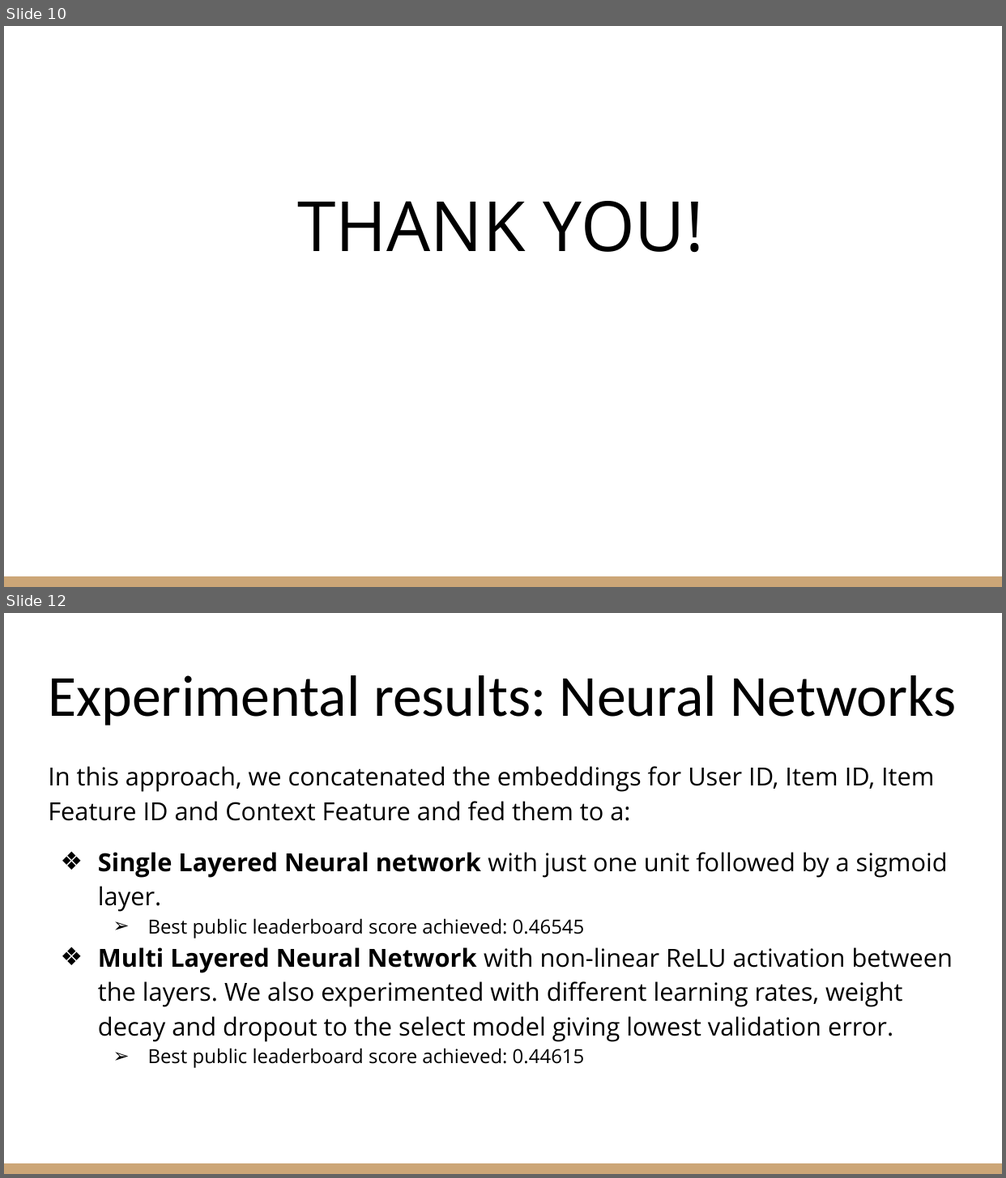
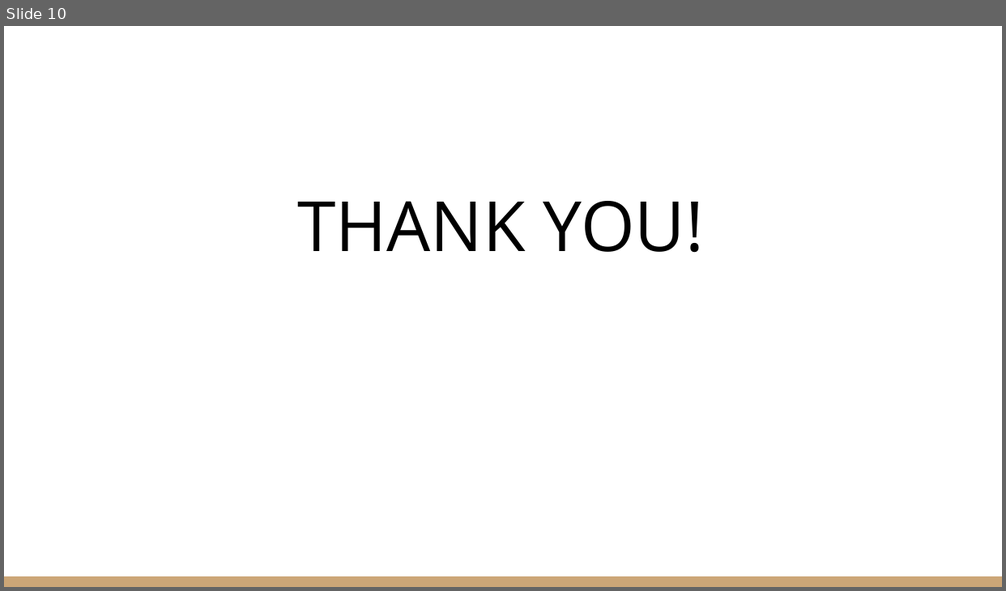
Before and after one commit to chahaksethi/Hotel-Recommendation, a slide deck: Hotel_Recommendation.pptx. Shown one above the other, each under a label of ours: slides 10 and 12 before the commit, slide 10 after it; the slides between them are not shown. The pictures are 1006x1178 and 1006x591 pixels, drawn with LibreOffice and Linux fonts; fonts in the diff are those of the drawing. Boxes give left, top, right and bottom in pixels: in the first picture for what was removed or moved away, otherwise in the second. Text is boxed around its words. In the diff, an @@ line names an element or a change of style, - is before the commit and + after.

```diff
--- a/Hotel_Recommendation.pptx
+++ b/Hotel_Recommendation.pptx
@@ slide 12 removed at <box>4,613,1002,1174</box>, background #FFFFFF; not listed: 1 template element that a slide beside it also shows @@
@@ title removed at <box>48,675,956,726</box> @@
-Experimental results: Neural Networks
@@ text removed at <box>48,766,953,1068</box> @@
-In this approach, we concatenated the embeddings for User ID, Item ID, Item Feature ID and Context Feature and fed them to a:
-❖ Single Layered Neural network with just one unit followed by a sigmoid layer.
-  ➢ Best public leaderboard score achieved: 0.46545
-❖ Multi Layered Neural Network with non-linear ReLU activation between the layers. We also experimented with different learning rates, weight decay and dropout to the select model giving lowest validation error.
-  ➢ Best public leaderboard score achieved: 0.44615
```
Also in this commit, not shown: 2 slides changed, 2 other slides removed.
